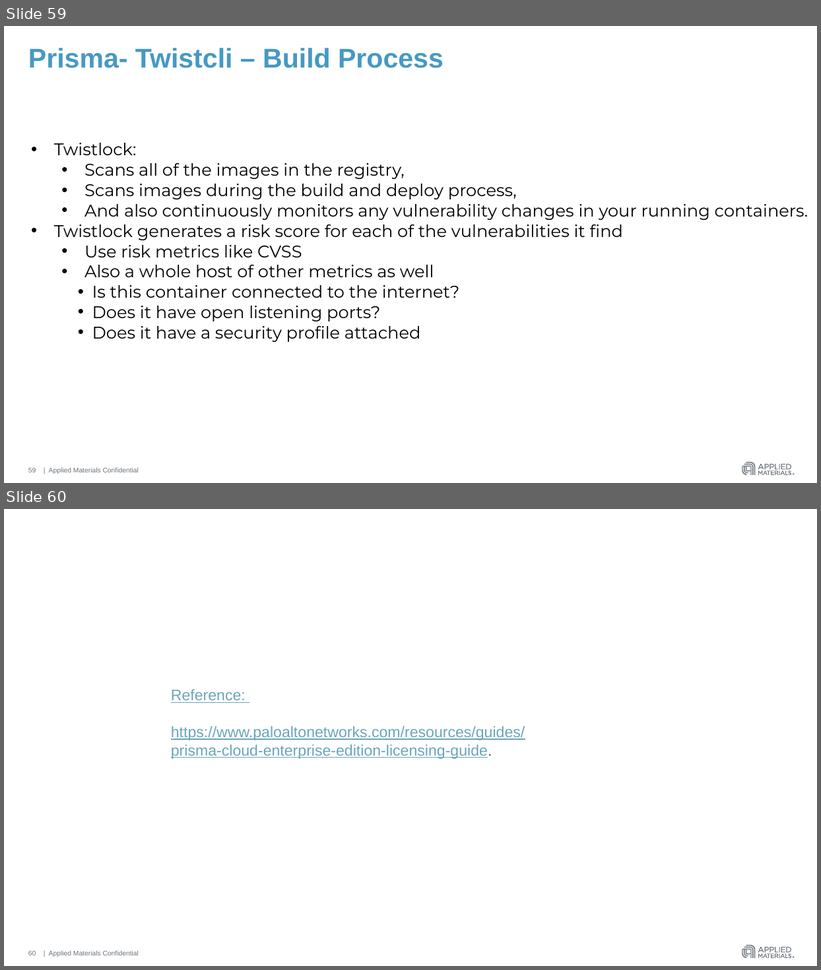
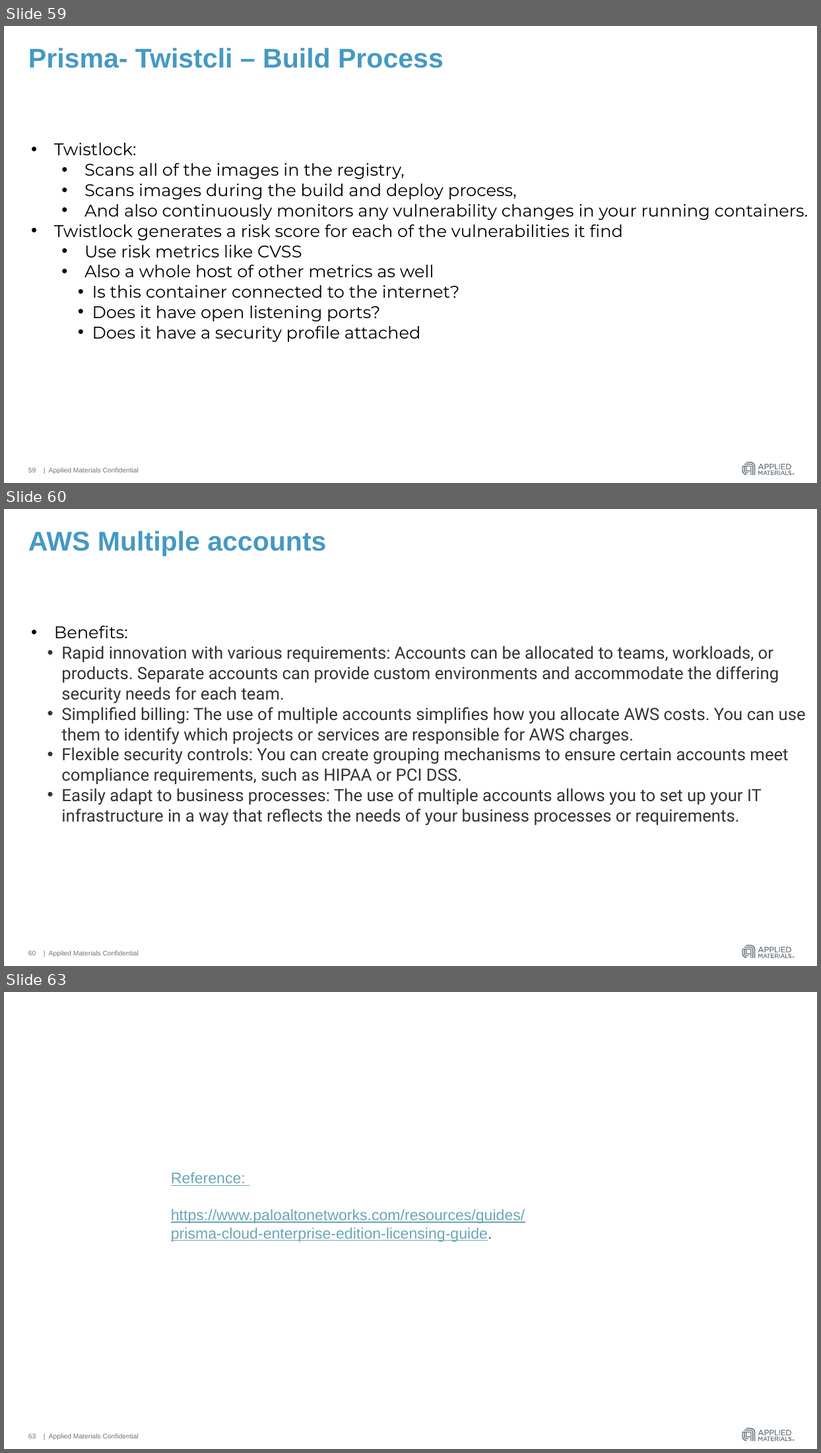
Before and after one commit to hmahajanHM/mytestrepo, a slide deck: AWS Guard Duty & Azure Security Center.pptx. Shown one above the other, each under a label of ours: slides 59 and 60 before the commit, slides 59, 60 and 63 after it; the slides between them are not shown. The pictures are 821x970 and 821x1453 pixels, drawn with LibreOffice and Linux fonts; fonts in the diff are those of the drawing. Boxes give left, top, right and bottom in pixels: in the first picture for what was removed or moved away, otherwise in the second. Text is boxed around its words. In the diff, an @@ line names an element or a change of style, - is before the commit and + after.

```diff
--- a/AWS Guard Duty & Azure Security Center.pptx
+++ b/AWS Guard Duty & Azure Security Center.pptx
@@ slide 60 added at (4,509,817,966), background #FFFFFF; not listed: 4 template elements that a slide beside it also shows @@
@@ title added at (28,531,326,557), 32 pt, text #4599C3, bold @@
+AWS Multiple accounts
@@ text added at (54,626,806,826), 20 pt, text #333333 @@
+• Benefits:
+  • Rapid innovation with various requirements: Accounts can be allocated to teams, workloads, or products. Separate accounts can provide custom environments and accommodate the differing security needs for each team.
+  • Simplified billing: The use of multiple accounts simplifies how you allocate AWS costs. You can use them to identify which projects or services are responsible for AWS charges.
+  • Flexible security controls: You can create grouping mechanisms to ensure certain accounts meet compliance requirements, such as HIPAA or PCI DSS.
+  • Easily adapt to business processes: The use of multiple accounts allows you to set up your IT infrastructure in a way that reflects the needs of your business processes or requirements.
@@ page number added at (28,951,36,956), 8 pt, text #6A737B @@
+60
@@ what was slide 60 is now slide 63 @@
@@ page number at (28,1434,36,1439): text changed @@
-60
+63
```
Also in this commit, not shown: 2 other slides added.
